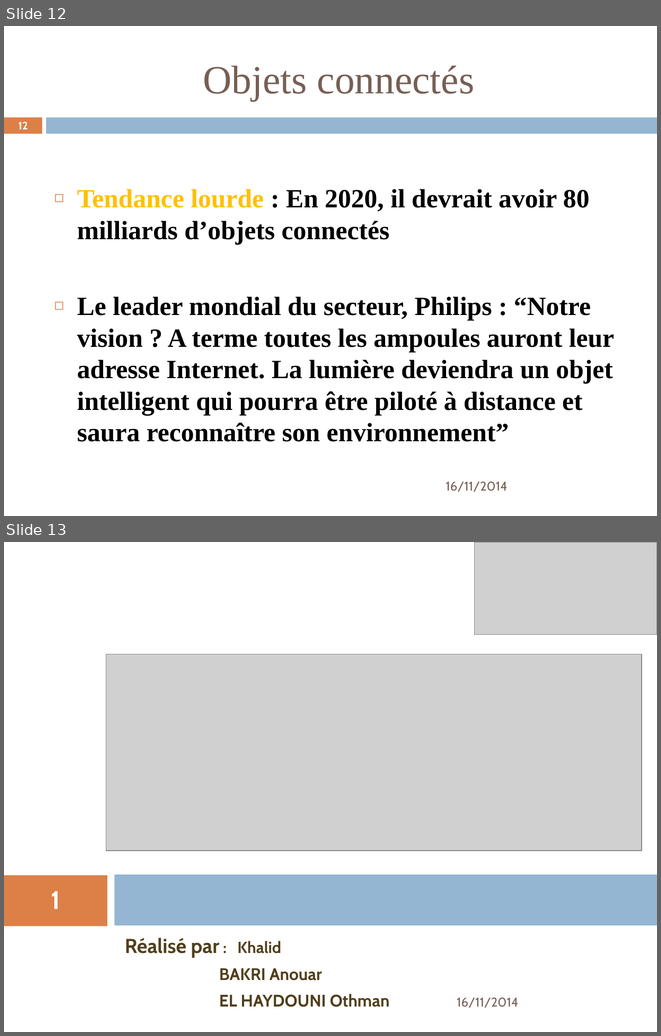
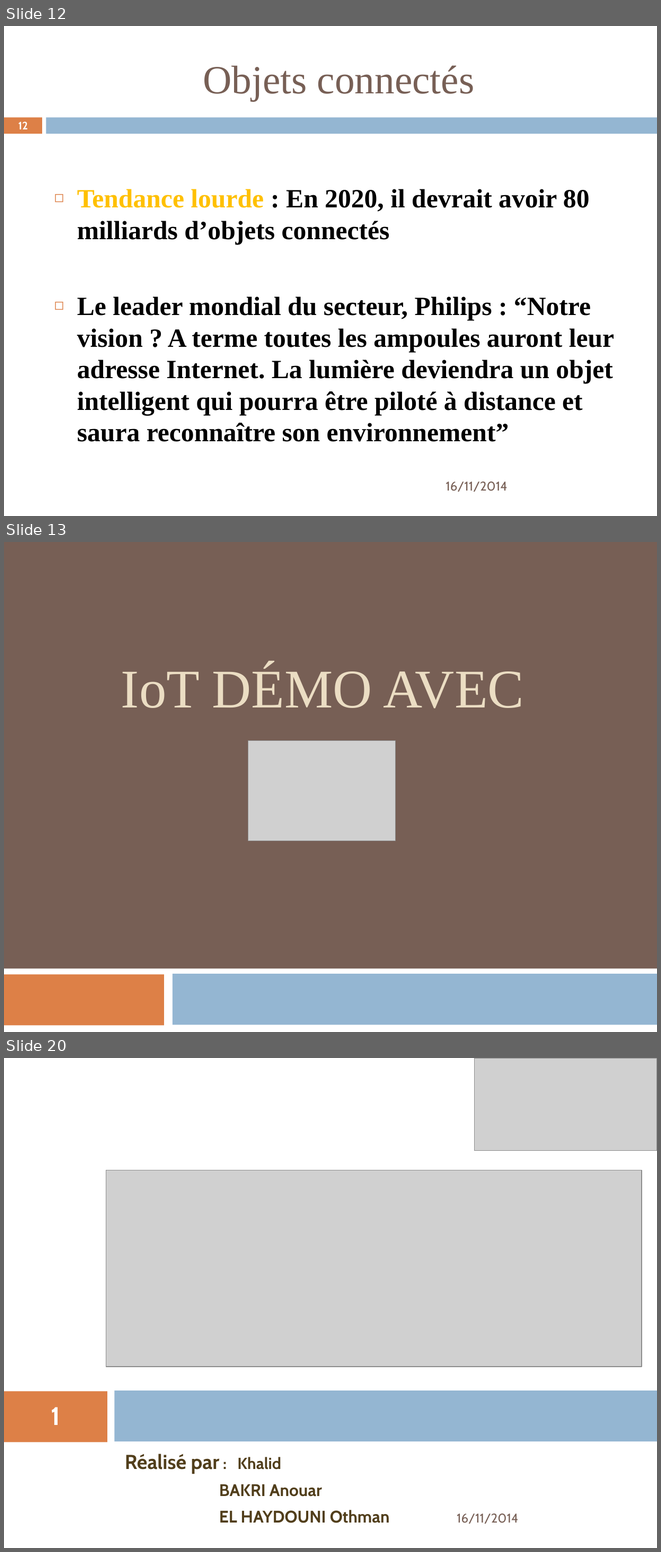
Before and after one commit to anouarattn/DIY-IoT-PresentationEnset-17-11-2014, a slide deck: IoT-VersionFinal-ELHAYDOUNI_Othman (2).pptx. Shown one above the other, each under a label of ours: slides 12 and 13 before the commit, slides 12, 13 and 20 after it; the slides between them are not shown. The pictures are 661x1036 and 661x1552 pixels, drawn with LibreOffice and Linux fonts; fonts in the diff are those of the drawing; grey boxes stand for pictures; background and template pictures are left out. Boxes give left, top, right and bottom in pixels: in the first picture for what was removed or moved away, otherwise in the second. Text is boxed around its words. In the diff, an @@ line names an element or a change of style, - is before the commit and + after.

```diff
--- a/IoT-VersionFinal-ELHAYDOUNI_Othman (2).pptx
+++ b/IoT-VersionFinal-ELHAYDOUNI_Othman (2).pptx
@@ slide 13 added at [4, 542, 657, 1032], background #775F55 @@
@@ title added at [121, 665, 524, 708], 60 pt, text #EBDDC3 @@
+IoT DÉMO AVEC
@@ picture added at [248, 741, 395, 840] @@
@@ rectangle added at [4, 968, 657, 1032], fill #FFFFFF @@
@@ rectangle added at [4, 974, 164, 1025], fill #DD8047 @@
@@ rectangle added at [173, 973, 657, 1024], fill #94B6D2 @@
@@ what was slide 13 is now slide 20 @@
```
Also in this commit, not shown: 1 slide changed, 6 other slides added.
